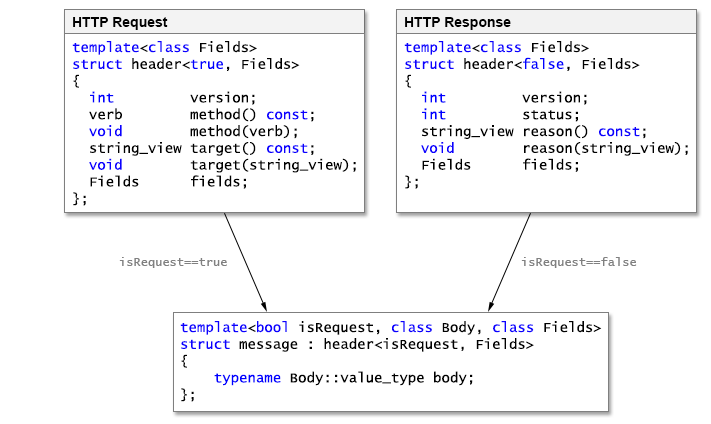
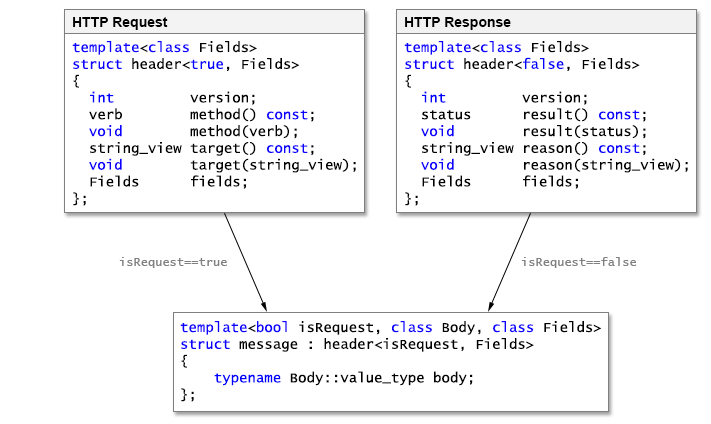
Before/after of a 711x424 layered artwork. What changed in the layer stack:
painted on "declaration" (2nd of 2, in "header<false>") over (405, 108, 688, 206)
